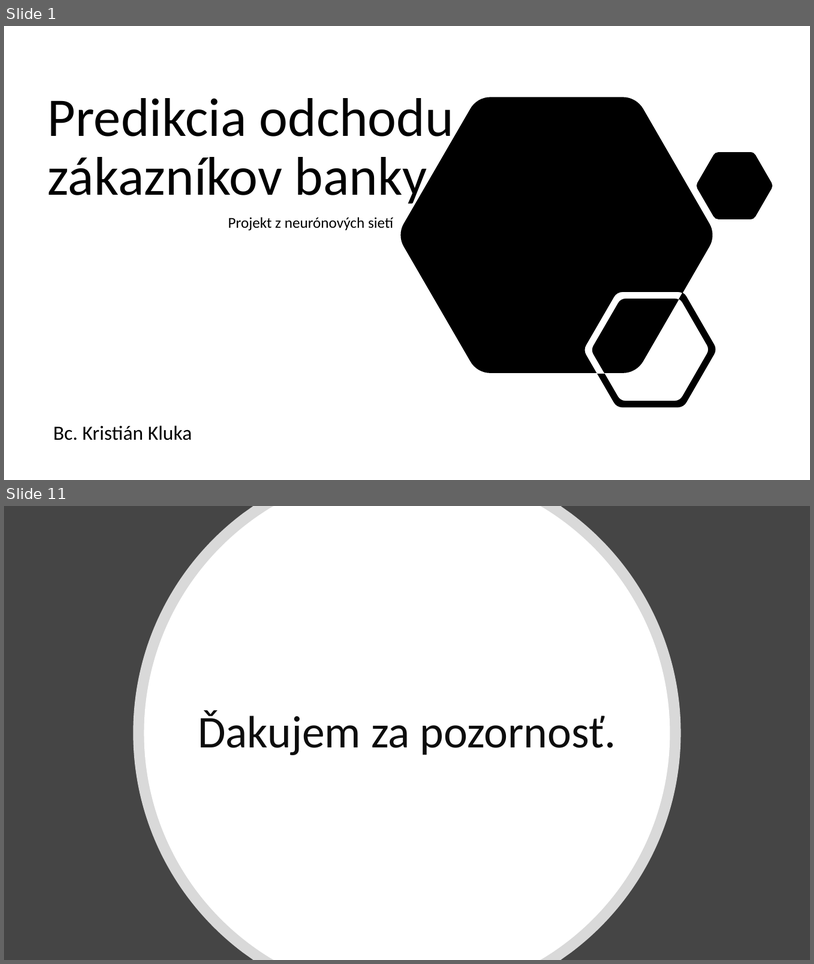
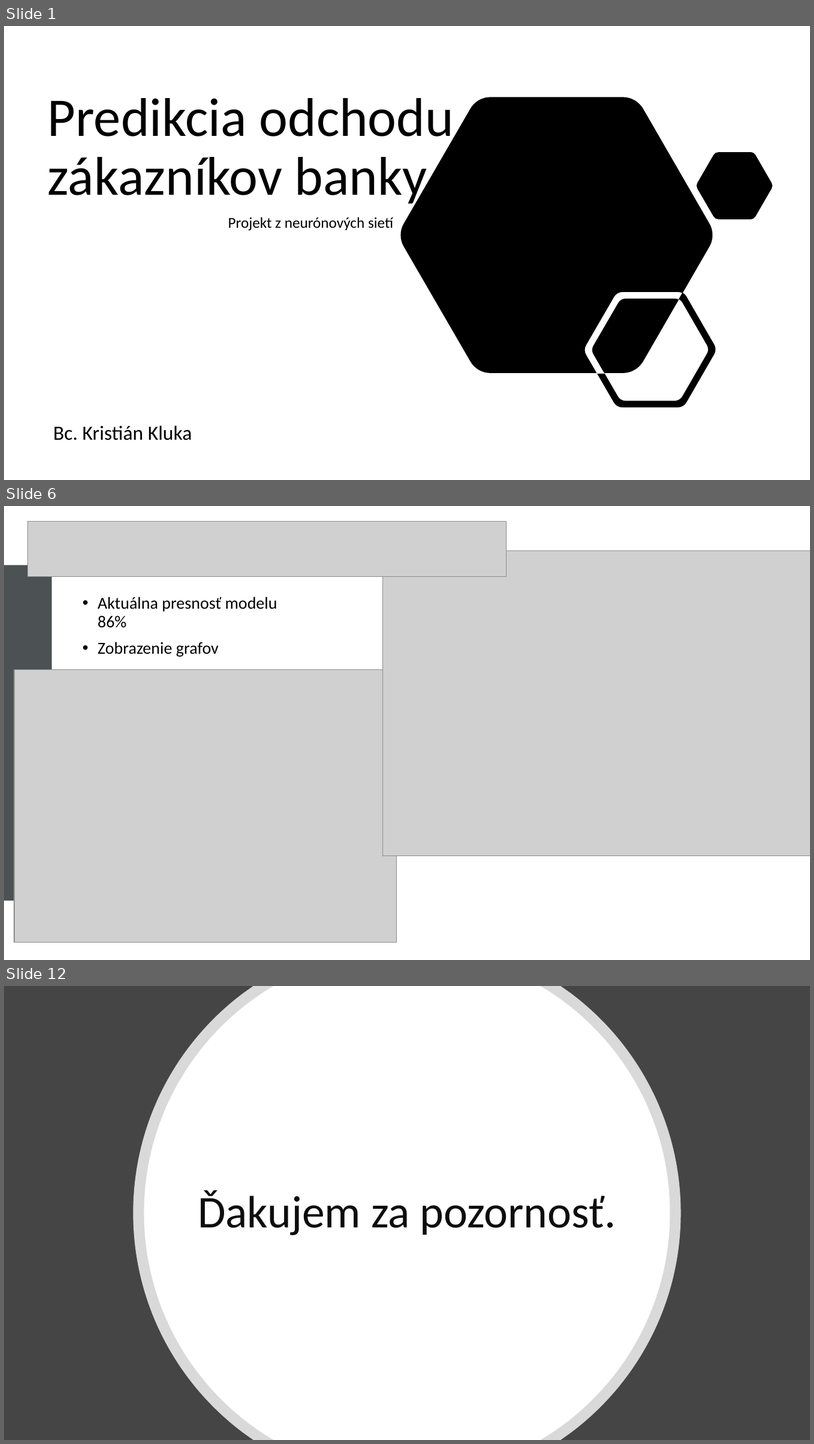
Before and after one commit to kristiankluka/Kluka_NS2021, a slide deck: NS_prezentácia_Kluka.pptx. Shown one above the other, each under a label of ours: slides 1 and 11 before the commit, slides 1, 6 and 12 after it; the slides between them are not shown. The pictures are 814x964 and 814x1444 pixels, drawn with LibreOffice and Linux fonts; fonts in the diff are those of the drawing; grey boxes stand for pictures. Boxes give left, top, right and bottom in pixels: in the first picture for what was removed or moved away, otherwise in the second. Text is boxed around its words. In the diff, an @@ line names an element or a change of style, - is before the commit and + after.

```diff
--- a/NS_prezentácia_Kluka.pptx
+++ b/NS_prezentácia_Kluka.pptx
@@ slide 6 added at bbox=[4, 506, 810, 960], background #FFFFFF @@
@@ picture added at bbox=[28, 521, 507, 576] @@
@@ picture added at bbox=[383, 551, 810, 855] @@
@@ rectangle added at bbox=[4, 565, 52, 900], fill #4C5254 @@
@@ text added at bbox=[98, 597, 278, 657], 20 pt, text #000000 @@
+• Aktuálna presnosť modelu 86%
+• Zobrazenie grafov
@@ picture added at bbox=[14, 669, 397, 942] @@
@@ what was slide 11 is now slide 12 @@
```
Also in this commit, not shown: 6 slides changed, 4 other slides added, 3 slides removed.
